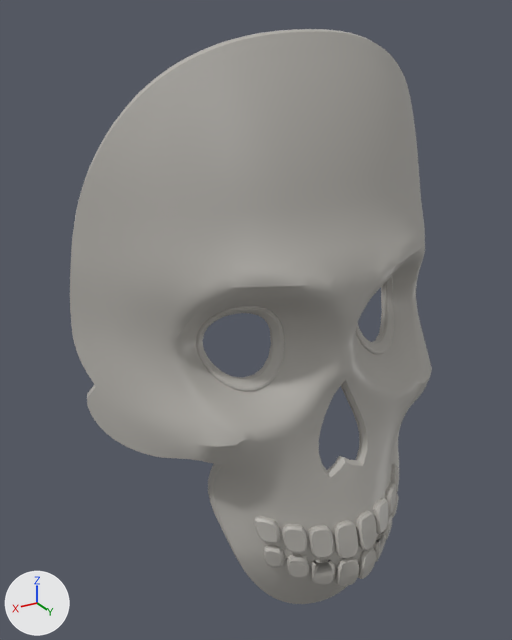
The glTF model game/assets/masks/mask_base_skull/mask_base_skull.glb: old version first, new version second.
Rendered twice from a camera (50 mm lens) standing at (0.15, 0.21, 0.112) and looking at (0.019, -0.007, 0.003). The axes (+X, +Y, +Z) are drawn at lower left. The lights are the same throughout. The first picture is the older version. Vertices at exactly the same position are counted once.

The scene before the commit, as lines of its bpy script (objects in view):
```python
me_mask = bpy.data.meshes.new('Mask')
me_mask.from_pydata(...)  # 3112 vertices, 5818 faces; spans x -0.083..0.083, y -0.039..0.042, z -0.121..0.107
me_mask.materials.append(mat_m_char_mask_base)  # grey #b4b1ab
ob_mask = bpy.data.objects.new('Mask', me_mask)
ob_mask.location = (0.0, 0.0, 0.0)
```
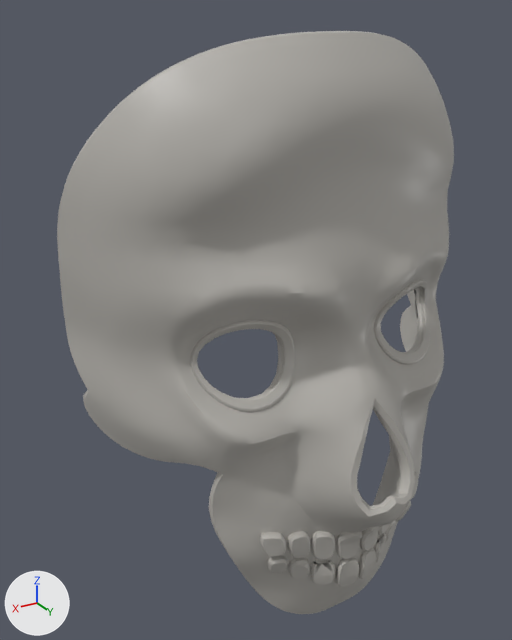
Pixel boxes (x1, y1, x2, y2) of what changed, in the pictures (512 x 640 px; the box of a moved part takes in the faces that stretch with it):
'Mask', reshaped (10% wider)
    before: (70, 29, 432, 604)
    after: (57, 31, 454, 614)
part 1 of me_mask, moved or reshaped
    before: (309, 525, 334, 558)
    after: (311, 531, 335, 559)
part 2 of me_mask, moved or reshaped (mostly hidden afterwards)
    before: (373, 498, 388, 534)
    after: (378, 524, 390, 535)
part 3 of me_mask, moved or reshaped
    before: (282, 524, 307, 553)
    after: (288, 531, 310, 558)
part 4 of me_mask, moved or reshaped (not visible afterwards)
    before: (385, 482, 396, 515)
part 5 of me_mask, moved or reshaped
    before: (286, 554, 309, 577)
    after: (289, 557, 310, 579)
part 6 of me_mask, moved or reshaped
    before: (384, 514, 393, 540)
    after: (385, 520, 396, 541)
part 7 of me_mask, moved or reshaped
    before: (254, 516, 281, 543)
    after: (260, 532, 286, 556)
part 8 of me_mask, moved or reshaped
    before: (391, 464, 399, 493)
    after: (411, 473, 419, 499)
part 9 of me_mask, moved or reshaped
    before: (263, 545, 284, 567)
    after: (268, 556, 288, 574)
part 10 of me_mask, moved or reshaped
    before: (391, 493, 399, 517)
    after: (396, 501, 411, 522)
part 11 of me_mask, moved or reshaped
    before: (70, 29, 432, 604)
    after: (60, 31, 445, 614)

Diff of the bpy script that builds the scene:
```diff
--- a/game/assets/masks/mask_base_skull/mask_base_skull.glb.py
+++ b/game/assets/masks/mask_base_skull/mask_base_skull.glb.py
@@ me_mask @@
 # used by ob_mask; location = (0.0, 0.0, 0.0)
-me_mask.from_pydata(...)  # 3112 vertices, 5818 faces; spans x -0.083..0.083, y -0.039..0.042, z -0.121..0.107
+me_mask.from_pydata(...)  # 3112 vertices, 5818 faces; spans x -0.086..0.086, y -0.038..0.058, z -0.121..0.107
+# me_mask part 1: the loose piece of 54 vertices spanning x 0.01..0.019, y 0.03..0.038, z -0.083..-0.069 is multiplied about its middle by the matrix ((0.977, -0.017, 0.046), (0.007, 0.958, 0.196), (-0.048, -0.195, 0.957)), then moved by (0.0, 0.002, 0.0)
+# me_mask part 2: the loose piece of 54 vertices spanning x -0.019..-0.01, y 0.03..0.038, z -0.083..-0.069 is multiplied about its middle by the matrix ((0.976, 0.017, -0.045), (-0.007, 0.957, 0.196), (0.048, -0.196, 0.956)), then moved by (0.0, 0.002, 0.0)
+# me_mask part 3: the loose piece of 51 vertices spanning x 0.019..0.028, y 0.025..0.033, z -0.08..-0.068 is multiplied about its middle by the matrix ((0.923, -0.331, 0.011), (0.325, 0.912, 0.159), (-0.064, -0.146, 0.968)), then moved by (0.001, 0.004, 0.0)
+# me_mask part 4: the loose piece of 51 vertices spanning x -0.028..-0.019, y 0.024..0.033, z -0.08..-0.068 is multiplied about its middle by the matrix ((0.923, 0.331, -0.011), (-0.325, 0.912, 0.159), (0.064, -0.146, 0.968)), then moved by (-0.001, 0.004, 0.0)
+# me_mask part 5: the loose piece of 48 vertices spanning x 0.018..0.027, y 0.025..0.033, z -0.093..-0.082 is multiplied about its middle by the matrix ((0.959, -0.179, 0.027), (0.176, 0.957, 0.075), (-0.041, -0.069, 0.973)), then moved by (0.0, 0.001, 0.0)
+# me_mask part 6: the loose piece of 48 vertices spanning x -0.027..-0.018, y 0.025..0.033, z -0.093..-0.082 is multiplied about its middle by the matrix ((0.959, 0.179, -0.028), (-0.176, 0.957, 0.075), (0.041, -0.068, 0.973)), then moved by (0.0, 0.001, 0.0)
+# me_mask part 7: the loose piece of 42 vertices spanning x 0.027..0.036, y 0.017..0.027, z -0.077..-0.067 is multiplied about its middle by the matrix ((0.92, -0.357, 0.021), (0.351, 0.912, 0.14), (-0.071, -0.123, 0.977)), then moved by (0.003, 0.008, 0.0)
+# me_mask part 8: the loose piece of 42 vertices spanning x -0.036..-0.027, y 0.017..0.027, z -0.077..-0.067 is multiplied about its middle by the matrix ((0.92, 0.357, -0.022), (-0.351, 0.912, 0.14), (0.071, -0.123, 0.977)), then moved by (-0.003, 0.008, 0.0)
+# me_mask part 9: the loose piece of 42 vertices spanning x 0.026..0.034, y 0.021..0.028, z -0.088..-0.079 is multiplied about its middle by the matrix ((0.943, -0.351, 0.082), (0.322, 0.924, 0.25), (-0.162, -0.208, 0.975)), then moved by (0.001, 0.004, 0.0)
+# me_mask part 10: the loose piece of 42 vertices spanning x -0.034..-0.026, y 0.021..0.028, z -0.088..-0.079 is multiplied about its middle by the matrix ((0.943, 0.351, -0.082), (-0.322, 0.924, 0.251), (0.162, -0.208, 0.975)), then moved by (-0.001, 0.004, 0.0)
+# me_mask part 11: 2344 of 3112 vertices moved; they spanned x -0.083..0.083, y -0.039..0.04, z -0.121..0.107 and now span x -0.086..0.086, y -0.038..0.058, z -0.121..0.107; mean shift (0.0, 0.009, 0.0); largest move (0.0, 0.026, -0.047) -> (0.0, 0.056, -0.047)
 me_mask.materials.append(mat_m_char_mask_base)
```
